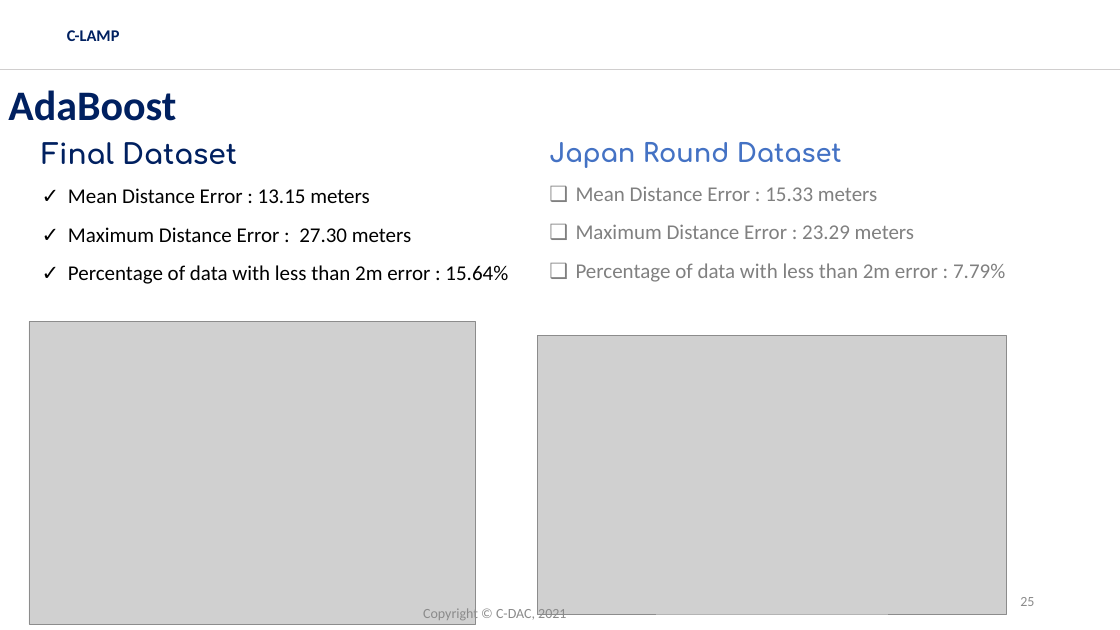
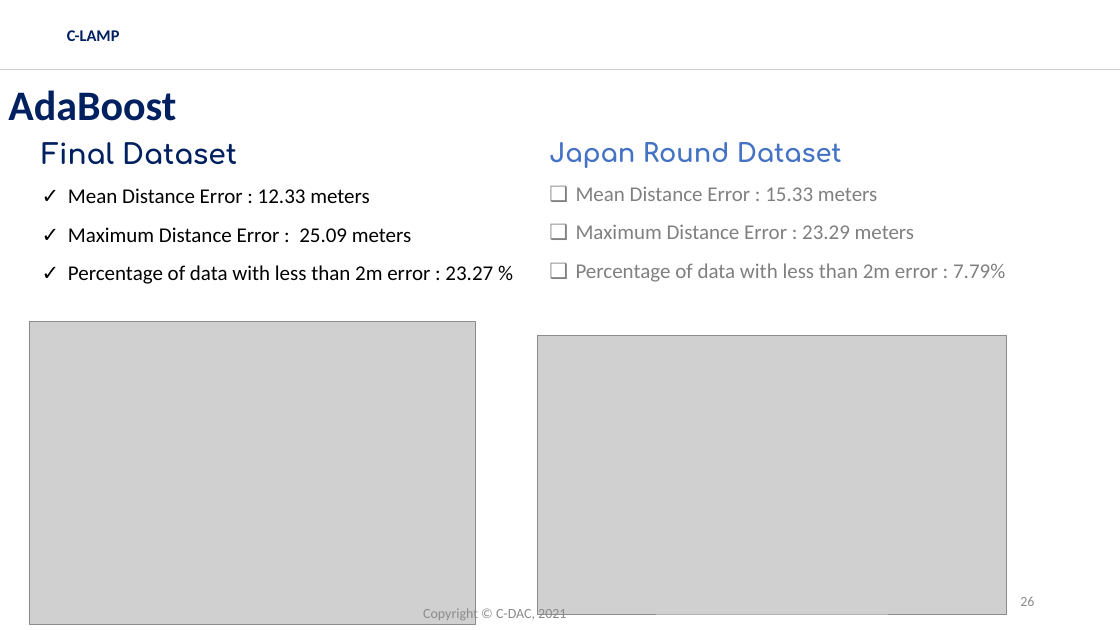
Before and after one commit to ITU-AI-ML-in-5G-Challenge/CLAMP-ML5G-PS-016, a slide deck: slide 26 of ITUT-5G-AIML-GrandFinale-CLAMP.pptx (slide 25 before the commit). Drawn at 1120x630 pixels with LibreOffice and Linux fonts; fonts in the diff are those of the drawing; grey boxes stand for pictures; background and template pictures are left out. Boxes give left, top, right and bottom in pixels: in the first picture for what was removed or moved away, otherwise in the second. Text is boxed around its words. In the diff, an @@ line names an element or a change of style, - is before the commit and + after.

```diff
--- a/ITUT-5G-AIML-GrandFinale-CLAMP.pptx
+++ b/ITUT-5G-AIML-GrandFinale-CLAMP.pptx
@@ table at <box>34,135,1049,291</box> @@
-row 1, column 1: Final Dataset / Mean Distance Error : 13.15 meters / Maximum Distance Error : 27.30 meters / Percentage of data with less than 2m error : 15.64%
+row 1, column 1: Final Dataset / Mean Distance Error : 12.33 meters / Maximum Distance Error : 25.09 meters / Percentage of data with less than 2m error : 23.27 %
```
Also in this commit, not shown: 11 other slides changed, 1 slide removed.
